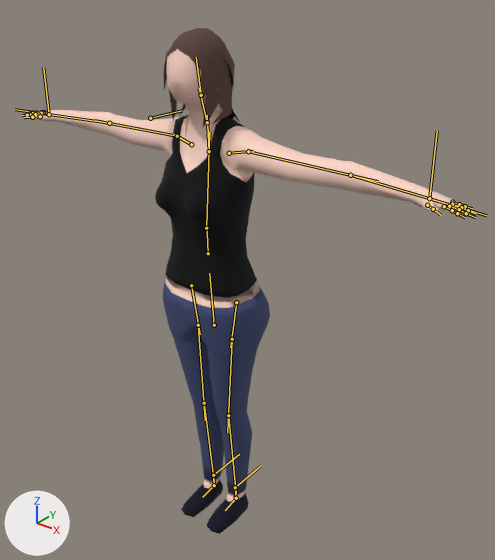
Before and after pictures for a commit that changed the glTF model Resources/Models/Heros/hero_E.glb.
Rendered twice from a 50 mm lens placed at (1.234, -1.352, 1.782), pointed at (0.129, 0.03, 0.925). Every picture has the same lights, and +X, +Y and +Z are marked at lower left. The older version comes first. The bones that change, and the others that lie on the model, are drawn over the model as lines.

The first picture shows 'Human'.
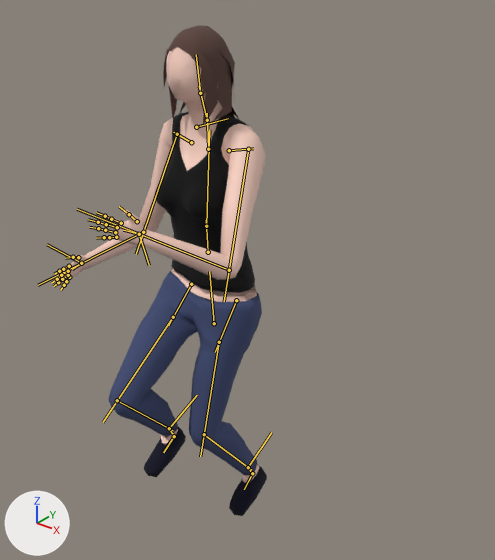
The newer file adds an action. The first version stands in its rest pose; the second is drawn at frame 13 of the action 'Jump'.

The change in detail:
Bone 'UpperArm.L' (bone_upperarm_l) turns from (0, 0, 0) to (44, 20, -46) degrees about its own x, y and z.
Bone 'LowerArm.L' (bone_lowerarm_l) turns from (0, 0, 0) to (76, -12, 15) degrees about its own x, y and z.
Bone 'UpperArm.R' (bone_upperarm_r) turns from (0, 0, 0) to (15, -21, 61) degrees about its own x, y and z.
Bone 'LowerArm.R' (bone_lowerarm_r) turns from (0, 0, 0) to (65, 9, -14) degrees about its own x, y and z.
Bone 'Hip.L' (bone_hip_l) turns from (0, 0, 0) to (-32, -31, 18) degrees about its own x, y and z.
Bone 'UpperLeg.L' (bone_upperleg_l) turns from (0, 0, 0) to (-1, 2, -8) degrees about its own x, y and z.
Bone 'LowerLeg.L' (bone_lowerleg_l) turns from (0, 0, 0) to (35, 11, -33) degrees about its own x, y and z.
Bone 'Hip.R' (bone_hip_r) turns from (0, 0, 0) to (-62, 3, -31) degrees about its own x, y and z.
Bone 'UpperLeg.R' (bone_upperleg_r) turns from (0, 0, 0) to (0, -3, 12) degrees about its own x, y and z.
Bone 'LowerLeg.R' (bone_lowerleg_r) turns from (0, 0, 0) to (56, -31, 54) degrees about its own x, y and z.
Bone 'HeelIK.L' (bone_heelik_l) moves from (0.0, 0.0, 0.0) to (0.065, 0.018, 0.13).
Bone 'HeelIK.L' (bone_heelik_l) turns from (0, 0, 0) to (27, 0, 0) degrees about its own x, y and z.
Bone 'WristIK.L' (bone_wristik_l) moves from (0.0, 0.0, 0.0) to (-0.666, -0.122, 0.555).
Bone 'WristIK.L' (bone_wristik_l) turns from (0, 0, 0) to (-49, -121, -54) degrees about its own x, y and z.
Bone 'HeelIK.R' (bone_heelik_r) moves from (0.0, 0.0, 0.0) to (-0.048, -0.213, 0.367).
Bone 'HeelIK.R' (bone_heelik_r) turns from (0, 0, 0) to (23, 0, 0) degrees about its own x, y and z.
Bone 'WristIK.R' (bone_wristik_r) moves from (0.0, 0.0, 0.0) to (0.563, -0.37, 0.435).
Bone 'WristIK.R' (bone_wristik_r) turns from (0, 0, 0) to (-70, 87, 9) degrees about its own x, y and z.

Changed parts and their boxes [x1, y1, x2, y2] in the pictures (495 x 560 px):
'Human', posed (53% narrower)
    before: [23, 28, 475, 534]
    after: [53, 26, 267, 516]
bone 'UpperArm.L', root to tip
    before: (248, 151) to (378, 181)
    after: (248, 149) to (224, 301)
bone 'LowerArm.L', root to tip
    before: (350, 175) to (486, 215)
    after: (229, 270) to (77, 209)
bone 'UpperArm.R', root to tip
    before: (177, 136) to (95, 120)
    after: (177, 134) to (136, 254)
bone 'LowerArm.R', root to tip
    before: (109, 123) to (15, 109)
    after: (143, 232) to (38, 285)
bone 'Hip.L', root to tip
    before: (236, 302) to (230, 347)
    after: (236, 300) to (215, 352)
bone 'UpperLeg.L', root to tip
    before: (232, 339) to (227, 432)
    after: (219, 342) to (200, 456)
bone 'LowerLeg.L', root to tip
    before: (228, 415) to (236, 493)
    after: (204, 434) to (251, 470)
bone 'Hip.R', root to tip
    before: (191, 285) to (200, 334)
    after: (191, 284) to (168, 325)
bone 'UpperLeg.R', root to tip
    before: (198, 325) to (205, 420)
    after: (173, 317) to (103, 422)
bone 'LowerLeg.R', root to tip
    before: (204, 403) to (214, 481)
    after: (117, 400) to (173, 430)
bone 'HeelIK.L', root to tip
    before: (235, 487) to (261, 465)
    after: (248, 467) to (271, 432)
bone 'WristIK.L', root to tip
    before: (429, 198) to (437, 130)
    after: (139, 234) to (149, 265)
bone 'HeelIK.R', root to tip
    before: (213, 475) to (239, 454)
    after: (169, 428) to (197, 395)
bone 'WristIK.R', root to tip
    before: (49, 114) to (43, 67)
    after: (81, 263) to (47, 244)
